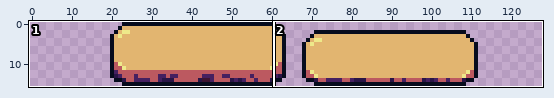
Two states of a sprite sheet, Assets/Sprites/Buttons/Button3.png. The first picture is a wide view before the edit; the outline marks the close-up.
Close-up. Before the commit:
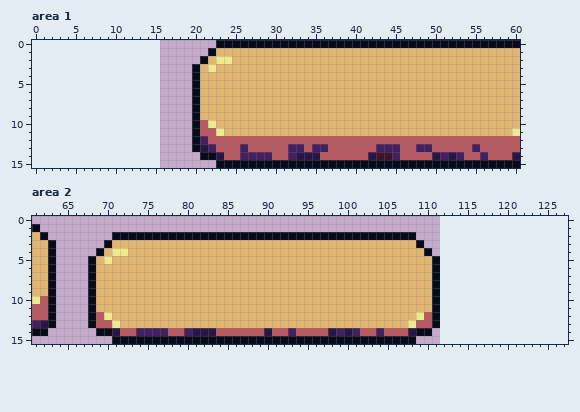
The file is 96x16 pixels. Shown: area 1: x 0..60, y 0..15; area 2: x 61..127, y 0..15. The old version is drawn lined up with the new one, on the new canvas.
After the commit:
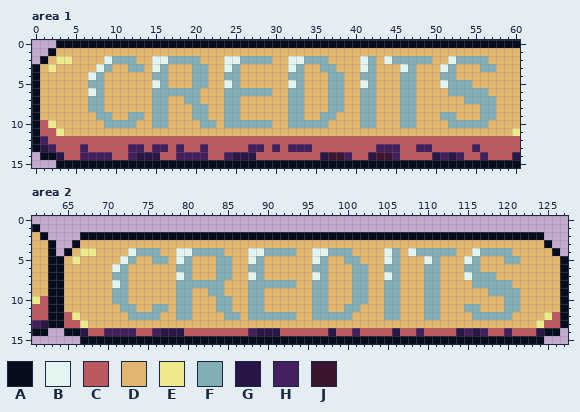
Palette (. is transparent): A #070c1d  B #e3f5f1  C #bc5960  D #e2b570  E #eee98a  F #81afb5  G #291546  H #452060  J #3d1430
The commit says: Button revamp (with text !!)
Changes in this commit:
canvas 96x16 -> 128x16, the old top-left corner now at 16,0
Area 1:
y 0: x 3..22 .................... -> AAAAAAAAAAAAAAAAAAAA
y 1: x 2..22 ....................A -> ADDDDDDDDDDDDDDDDDDDD
y 2: x 1..21 ....................A -> ADEEDDDDBFFFDDBBFFFFD; x 23..29 EEDDDDD -> DBBFFFF; x 32..36 DDDDD -> BBFFF; x 41..42 DD -> BF; x 44..49 DDDDDD -> BFFFFF; x 52..56 DDDDD -> BFFFF
y 3: x 0..22 ....................ADE -> ADEDDDDDBFDDFFDBFDDDFFD; x 24..25 DD -> BF; x 32..33 DD -> BF; x 36..37 DD -> FF; x 41..42 DD -> BF; x 46..47 DD -> BF; x 51..52 DD -> BF; x 56..57 DD -> FF
y 4: x 0..21 ....................AD -> ADDDDDDBFDDDDDDFFDDDFF; x 24..25 DD -> FF; x 32..33 DD -> FF; x 37..38 DD -> FF; x 41..42 DD -> FF; x 46..47 DD -> FF; x 51..52 DD -> FF
y 5: x 0..21 ....................AD -> ADDDDDDFFDDDDDDBFDDDFF; x 24..25 DD -> BF; x 32..33 DD -> BF; x 37..38 DD -> FF; x 41..42 DD -> BF; x 46..47 DD -> FF; x 51..54 DDDD -> BFFF
y 6: x 0..20 ....................A -> ADDDDDDBFDDDDDDFFFFFF; x 24..29 DDDDDD -> FFFFFF; x 32..33 DD -> FF; x 37..38 DD -> FF; x 41..42 DD -> FF; x 46..47 DD -> FF; x 52..56 DDDDD -> FFFFF
y 7: x 0..20 ....................A -> ADDDDDDFFDDDDDDFFDDFF; x 24..25 DD -> FF; x 32..33 DD -> FF; x 37..38 DD -> FF; x 41..42 DD -> FF; x 46..47 DD -> FF; x 54..57 DDDD -> FFFF
y 8: x 0..21 ....................AD -> ADDDDDDFFDDDDDDFFDDDFF; x 24..25 DD -> FF; x 32..33 DD -> FF; x 37..38 DD -> FF; x 41..42 DD -> FF; x 46..47 DD -> FF; x 56..57 DD -> FF
y 9: x 0..21 ....................AD -> ADDDDDDDFFDDFFDFFDDDFF; x 24..25 DD -> FF; x 32..33 DD -> FF; x 36..37 DD -> FF; x 41..42 DD -> FF; x 46..47 DD -> FF; x 51..52 DD -> FF; x 56..57 DD -> FF
y 10: x 0..22 ....................ACE -> ACEDDDDDDFFFFDDFFDDDDFF; x 24..29 DDDDDD -> FFFFFF; x 32..36 DDDDD -> FFFFF; x 41..42 DD -> FF; x 46..47 DD -> FF; x 52..56 DDDDD -> FFFFF
y 11: x 0..23 ....................ACCE -> ACCEDDDDDDDDDDDDDDDDDDDD
y 12: x 0..21 ....................AH -> AHCCCCCCCCCCCCCCCCCCCC
y 13: x 0..22 ....................AGH -> AGHCCCHCCCCCHHCHHCHCCHC; x 26..28 HCC -> CHH; x 30 C -> H; x 34..36 CHH -> HCC
y 14: x 1..29 ....................AAGCCHHHH -> AAGCCHHHHCCHGGGCCHHHHCCHGGGCC; x 32..39 HGGGCCCC -> CCCCGJJH
y 15: x 3..22 .................... -> AAAAAAAAAAAAAAAAAAAA
Area 2:
y 2: x 67..70 .... -> AAAA; x 109..124 ................ -> AAAAAAAAAAAAAAAA
y 3: x 66..70 ....A -> ADDDD; x 109..125 A................ -> DDDDDDDDDDDDDDDDA
y 4: x 65..69 ....A -> ADEED; x 71..76 EEDDDD -> DDBFFF; x 79..84 DDDDDD -> BBFFFF; x 88..93 DDDDDD -> BBFFFF; x 96..100 DDDDD -> BBFFF; x 105..106 DD -> BF; x 108..126 DDA................ -> BFFFFFDDBFFFFDDDDDA
y 5: x 64..68 ....A -> ADEDD; x 70 E -> D; x 72..73 DD -> BF; x 76..77 DD -> FF; x 79..80 DD -> BF; x 84..85 DD -> FF; x 88..89 DD -> BF; x 96..97 DD -> BF; x 100..101 DD -> FF; x 105..106 DD -> BF; x 110..127 DA................ -> BFDDDBFDDDFFDDDDDA
y 6: x 64..68 ....A -> ADDDD; x 71..72 DD -> BF; x 79..80 DD -> FF; x 84..85 DD -> FF; x 88..89 DD -> FF; x 96..97 DD -> FF; x 101..102 DD -> FF; x 105..106 DD -> FF; x 110..127 DA................ -> FFDDDFFDDDDDDDDDDA
y 7: x 64..68 ....A -> ADDDD; x 71..72 DD -> FF; x 79..80 DD -> BF; x 84..85 DD -> FF; x 88..89 DD -> BF; x 96..97 DD -> BF; x 101..102 DD -> FF; x 105..106 DD -> BF; x 110..127 DA................ -> FFDDDBFFFDDDDDDDDA
y 8: x 64..68 ....A -> ADDDD; x 71..72 DD -> BF; x 79..84 DDDDDD -> FFFFFF; x 88..93 DDDDDD -> FFFFFF; x 96..97 DD -> FF; x 101..102 DD -> FF; x 105..106 DD -> FF; x 110..127 DA................ -> FFDDDDFFFFFDDDDDDA
y 9: x 64..68 ....A -> ADDDD; x 71..72 DD -> FF; x 79..80 DD -> FF; x 83..84 DD -> FF; x 88..89 DD -> FF; x 96..97 DD -> FF; x 101..102 DD -> FF; x 105..106 DD -> FF; x 110..127 DA................ -> FFDDDDDDFFFFDDDDDA
y 10: x 64..68 ....A -> ADDDD; x 71..72 DD -> FF; x 79..80 DD -> FF; x 84..85 DD -> FF; x 88..89 DD -> FF; x 96..97 DD -> FF; x 101..102 DD -> FF; x 105..106 DD -> FF; x 110..127 DA................ -> FFDDDDDDDDFFDDDDDA
y 11: x 64..68 ....A -> ADDDD; x 72..73 DD -> FF; x 76..77 DD -> FF; x 79..80 DD -> FF; x 84..85 DD -> FF; x 88..89 DD -> FF; x 96..97 DD -> FF; x 100..101 DD -> FF; x 105..106 DD -> FF; x 110..127 DA................ -> FFDDDFFDDDFFDDDDDA
y 12: x 64..70 ....ACE -> ACEDDDD; x 73..76 DDDD -> FFFF; x 79..80 DD -> FF; x 85..86 DD -> FF; x 88..93 DDDDDD -> FFFFFF; x 96..100 DDDDD -> FFFFF; x 105..106 DD -> FF; x 109..127 ECA................ -> DFFDDDDFFFFFDDDDECA
y 13: x 64..71 ....ACCE -> ACCEDDDD; x 108..127 ECCA................ -> DDDDDDDDDDDDDDDDECCA
y 14: x 65..75 ....AAGCCHH -> AAGCCHHHHCC; x 77..83 HCCHGGG -> GGGCCCC; x 88..89 CC -> HG; x 91 C -> G; x 93 H -> C; x 99..100 HG -> CC; x 104 H -> C; x 106 C -> G; x 108..126 GAA................ -> CHCCCCGHGHCCHCCCGAA
y 15: x 67..70 .... -> AAAA; x 109..124 ................ -> AAAAAAAAAAAAAAAA
